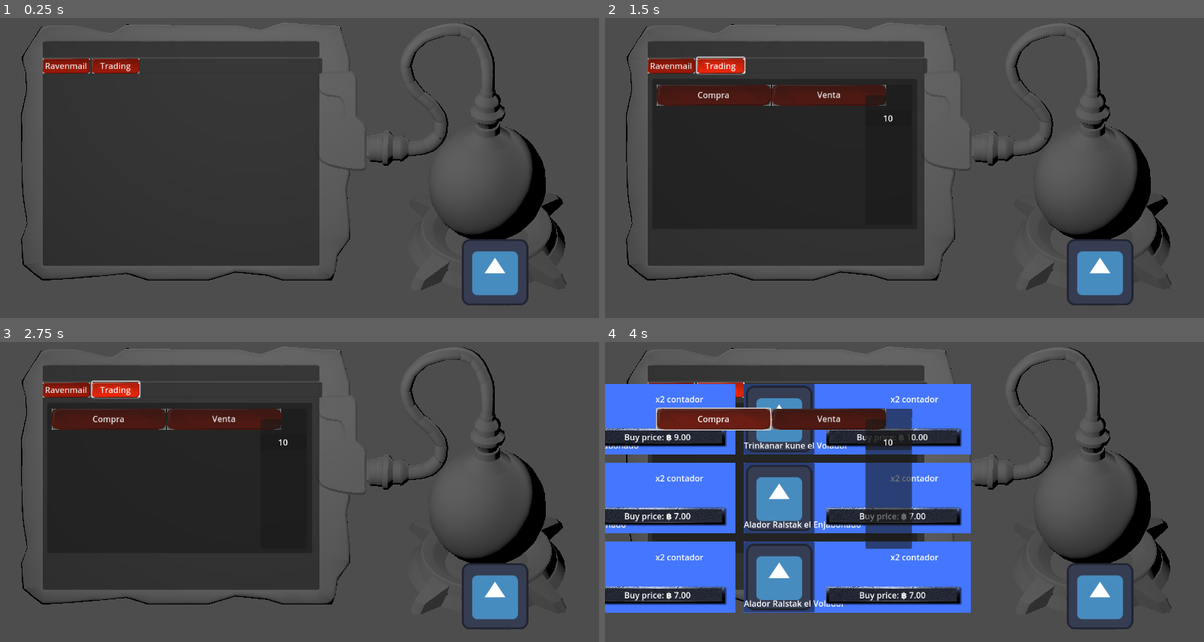
Above: before the commit, frames 1-4 (two rows, left to right).
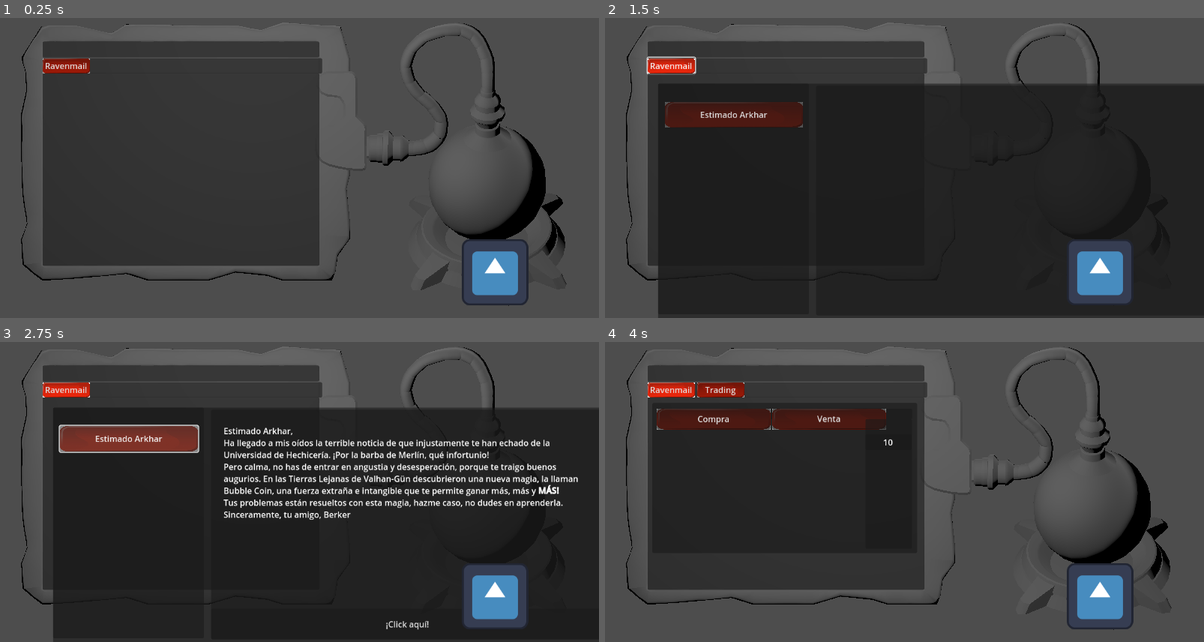
Above: after the commit, the same moments.

Repository: Chofitet/BubbleCoin
Game: Godot game, scene res://Scenes/Escenario/escenario.tscn
Same seed, same stepped clock (60 frames per second), same inputs: the game is played once before the commit and once after it. The engine's default icon, where the game draws it, is replaced by a stand-in: a white triangle on a blue panel in a dark square.
Inputs (mouse positions are in pixels of both pictures, inside the frame that each line leads up to):
- Up to frame 1 (0.25 s): no input
- Up to frame 2 (1.5 s): click "Ravenmail" at 0.5 s; click (718, 66) at 1.25 s, where only the run before the commit has a clickable "Trading"
- Up to frame 3 (2.75 s): click (131, 438) at 2 s, where only the run after the commit has a clickable "Estimado Arkhar"
- Up to frame 4 (4 s): click (712, 420) at 2.75 s, where only the run before the commit has a clickable "Compra"; click (1012, 624) at 3.5 s, where only the run after the commit has a clickable "¡Click aquí!"

The runs differ from the first frame. In frame 1, 0.4% of the frame differs, in the area x 15-24%, y 13-19%; in frame 2, 44%; in frame 3, 45%, in the area x 7-100%, y 12-100%; in frame 4, 38%.

Commit message:
ravenmail articles progress

Diff:
--- a/bubblecoin/Scenes/Web_Window/EmailSpawner.gd
+++ b/bubblecoin/Scenes/Web_Window/EmailSpawner.gd
@@ -1,7 +1,20 @@
 extends Panel
 
-var WebsPanel =[]
+var article_to_open = -1
 
-func SetEmail(email : String):
+func _ready() -> void:
+	$Button.pressed.connect(set_article)
 
-	$RichTextLabel.text = email
+func SetEmail(emailButton):
+	$RichTextLabel.visible = true
+	$RichTextLabel.text = emailButton.email
+	if (emailButton.article >= 0):
+		$Button.visible = true
+	else:
+		$Button.visible = false
+	article_to_open = emailButton.article
+
+
+func set_article():
+	# :/ sry
+	get_parent().get_parent().get_parent().get_node("Tab_Bar/Tab_Controller").open_article(article_to_open)
--- a/bubblecoin/Scenes/Web_Window/Ravenmail_Controller.gd
+++ b/bubblecoin/Scenes/Web_Window/Ravenmail_Controller.gd
@@ -1,3 +1,4 @@
+@tool
 extends VBoxContainer
 
 var tabsArray =[]
@@ -14,7 +15,7 @@
 
 
 func tabPressed(tab):
-	OpenTab.emit(tab.email)
+	OpenTab.emit(tab)
 	print(tab.get_node("button").text)
 	for t in tabsArray:
 		if t != tab:
--- a/bubblecoin/Scenes/Web_Window/SingleEmailController.gd
+++ /dev/null
@@ -1,14 +0,0 @@
-extends TextureRect
-@export_multiline var email : String
-signal TabPress
-
-func _ready() -> void:
-	self_modulate = Color.DARK_GRAY
-	$button.pressed.connect(TabEnter)
-
-func TabEnter():
-	self_modulate = Color.WHITE
-	TabPress.emit(self)
-
-func TabExit():
-	self_modulate = Color.DARK_GRAY
--- a/bubblecoin/Scenes/Web_Window/Tab_Group_Controller.gd
+++ b/bubblecoin/Scenes/Web_Window/Tab_Group_Controller.gd
@@ -9,9 +9,16 @@
 			tab.TabPress.connect(tabPressed)
 			tabsArray.append(tab)
 			tab.visible = false
-	for i in range(0,TabEnables):
+	for i in PlayerVariables.unlocked_tabs:
 		EnableTabs(i)
 
+
+func open_article(article_to_open):
+	if article_to_open not in PlayerVariables.unlocked_tabs:
+		PlayerVariables.unlocked_tabs.append(article_to_open)
+		EnableTabs(article_to_open)
+
+	OpenTab.emit(tabsArray[article_to_open].Web)
 
 func tabPressed(tab):
 	OpenTab.emit(tab.Web)
@@ -24,5 +31,6 @@
 	EnableTabs(TabEnables)
 	TabEnables += 1
 
-func EnableTabs(TabEnables):
+func EnableTabs(TabEnables : int):
+	print("tabEnables", TabEnables)
 	tabsArray[TabEnables].visible = true
--- /dev/null
+++ b/bubblecoin/Scenes/Web_Window/Webs/ravenmail_email_button.tscn
@@ -0,0 +1,21 @@
+[gd_scene load_steps=3 format=3 uid="uid://bqtgr0yw0e6yh"]
+
+[ext_resource type="Texture2D" uid="uid://be37561hvnr5h" path="res://Scenes/Web_Window/tab.jpg" id="1_thyw4"]
+[ext_resource type="Script" path="res://Scenes/Web_Window/ravenmail_email_button.gd" id="2_32p88"]
+
+[node name="estimadoArkhar" type="TextureRect"]
+self_modulate = Color(0.662745, 0.662745, 0.662745, 1)
+custom_minimum_size = Vector2(0, 50)
+texture = ExtResource("1_thyw4")
+expand_mode = 2
+script = ExtResource("2_32p88")
+
+[node name="button" type="Button" parent="."]
+custom_minimum_size = Vector2(218, 0)
+layout_mode = 1
+anchors_preset = 15
+anchor_right = 1.0
+anchor_bottom = 1.0
+grow_horizontal = 2
+grow_vertical = 2
+metadata/_edit_lock_ = true
--- a/bubblecoin/Scenes/Web_Window/Webs/ravenmail_web.tscn
+++ b/bubblecoin/Scenes/Web_Window/Webs/ravenmail_web.tscn
@@ -1,8 +1,7 @@
-[gd_scene load_steps=5 format=3 uid="uid://qlbjd1hi37g0"]
+[gd_scene load_steps=4 format=3 uid="uid://qlbjd1hi37g0"]
 
+[ext_resource type="PackedScene" uid="uid://bqtgr0yw0e6yh" path="res://Scenes/Web_Window/Webs/ravenmail_email_button.tscn" id="2_hwebp"]
 [ext_resource type="Script" path="res://Scenes/Web_Window/Ravenmail_Controller.gd" id="2_p8nkq"]
-[ext_resource type="Texture2D" uid="uid://be37561hvnr5h" path="res://Scenes/Web_Window/tab.jpg" id="3_jg7nx"]
-[ext_resource type="Script" path="res://Scenes/Web_Window/SingleEmailController.gd" id="4_xqfyf"]
 [ext_resource type="Script" path="res://Scenes/Web_Window/EmailSpawner.gd" id="5_yfui4"]
 
 [node name="Ravenmail_Web" type="Panel"]
@@ -28,49 +27,27 @@
 grow_horizontal = 2
 script = ExtResource("2_p8nkq")
 
-[node name="estimadoArkhar" type="TextureRect" parent="Tabs/VBoxContainer"]
-custom_minimum_size = Vector2(0, 50)
+[node name="estimadoArkhar" parent="Tabs/VBoxContainer" instance=ExtResource("2_hwebp")]
 layout_mode = 2
-texture = ExtResource("3_jg7nx")
-expand_mode = 2
-script = ExtResource("4_xqfyf")
+email_subject = "Estimado Arkhar"
+article = 1
 email = "Estimado Arkhar,
 Ha llegado a mis oídos la terrible noticia de que injustamente te han echado de la Universidad de Hechicería. ¡Por la barba de Merlín, qué infortunio!
 Pero calma, no has de entrar en angustia y desesperación, porque te traigo buenos augurios. En las Tierras Lejanas de Valhan-Gün descubrieron una nueva magia, la llaman Bubble Coin, una fuerza extraña e intangible que te permite ganar más, más y [b]MÁS![/b]
 Tus problemas están resueltos con esta magia, hazme caso, no dudes en aprenderla.
 Sinceramente, tu amigo, Berker"
 
-[node name="button" type="Button" parent="Tabs/VBoxContainer/estimadoArkhar"]
-custom_minimum_size = Vector2(218, 0)
-layout_mode = 1
-anchors_preset = 15
-anchor_right = 1.0
-anchor_bottom = 1.0
-grow_horizontal = 2
-grow_vertical = 2
-text = "[NO ES SPAM] Estimado Arkhar"
-metadata/_edit_lock_ = true
-
-[node name="Bienvenido Arkhar" type="TextureRect" parent="Tabs/VBoxContainer"]
-custom_minimum_size = Vector2(218, 50)
+[node name="bienvenido" parent="Tabs/VBoxContainer" instance=ExtResource("2_hwebp")]
+visible = false
 layout_mode = 2
-texture = ExtResource("3_jg7nx")
-expand_mode = 2
-script = ExtResource("4_xqfyf")
+email_subject = "bienvenido"
 email = "Estimado Arkhar,
+Ha llegado a mis oídos la terrible noticia de que injustamente te han Estimado Arkhar,
 He recibido tu carta, y me llena de regocijo saber que te has sumergido en este maravilloso mundo mágico de las Bubble Coins. No olvides que puedes gastar Bubble Coins en conseguir Potenciadores Bubbles de Magia. Espero noticias de tus avances.
+Sinceramente, tu amigo, Berkerechado de la Universidad de Hechicería. ¡Por la barba de Merlín, qué infortunio!
+Pero calma, no has de entrar en angustia y desesperación, porque te traigo buenos augurios. En las Tierras Lejanas de Valhan-Gün descubrieron una nueva magia, la llaman Bubble Coin, una fuerza extraña e intangible que te permite ganar más, más y [b]MÁS![/b]
+Tus problemas están resueltos con esta magia, hazme caso, no dudes en aprenderla.
 Sinceramente, tu amigo, Berker"
-
-[node name="button" type="Button" parent="Tabs/VBoxContainer/Bienvenido Arkhar"]
-custom_minimum_size = Vector2(218, 0)
-layout_mode = 1
-anchors_preset = 15
-anchor_right = 1.0
-anchor_bottom = 1.0
-grow_horizontal = 2
-grow_vertical = 2
-rotation = -0.00323179
-text = "Bienvenido Arkhar"
 
 [node name="EmailContainer" type="Panel" parent="."]
 layout_mode = 0
@@ -81,12 +58,27 @@
 script = ExtResource("5_yfui4")
 
 [node name="RichTextLabel" type="RichTextLabel" parent="EmailContainer"]
+visible = false
 layout_mode = 0
 offset_left = 24.0
 offset_top = 29.0
 offset_right = 726.0
 offset_bottom = 421.0
 bbcode_enabled = true
-text = "[font_size=40][b]Hola[/b], esto es una prueba de [img=100]res://Scenes/Web_Window/tab.jpg[/img]Correo electrónico[/font_size]"
+text = "Estimado Arkhar,
+He recibido tu carta, y me llena de regocijo saber que te has sumergido en este maravilloso mundo mágico de las Bubble Coins. No olvides que puedes gastar Bubble Coins en conseguir Potenciadores Bubbles de Magia. Espero noticias de tus avances.
+Sinceramente, tu amigo, Berker"
+
+[node name="Button" type="Button" parent="EmailContainer"]
+visible = false
+layout_mode = 1
+anchors_preset = 12
+anchor_top = 1.0
+anchor_right = 1.0
+anchor_bottom = 1.0
+offset_top = -59.0
+grow_horizontal = 2
+grow_vertical = 0
+text = "¡Click aquí!"
 
 [connection signal="OpenTab" from="Tabs/VBoxContainer" to="EmailContainer" method="SetEmail"]
--- /dev/null
+++ b/bubblecoin/Scenes/Web_Window/ravenmail_email_button.gd
@@ -0,0 +1,25 @@
+@tool
+extends TextureRect
+
+@export var email_subject : String :
+	set(value):
+		email_subject = value
+		$button.text = value
+@export var article : int = -1
+signal TabPress
+@export_multiline var email : String :
+	set(value):
+		email = value
+		TabPress.emit(self)
+
+func _ready() -> void:
+	self_modulate = Color.DARK_GRAY
+	$button.text = email_subject
+	$button.pressed.connect(TabEnter)
+
+func TabEnter():
+	self_modulate = Color.WHITE
+	TabPress.emit(self)
+
+func TabExit():
+	self_modulate = Color.DARK_GRAY
--- a/bubblecoin/_Scripts/PlayerVariables.gd
+++ b/bubblecoin/_Scripts/PlayerVariables.gd
@@ -8,7 +8,9 @@
 
 var BubbleInventory: Array[BubbleData]  = []
 
-var unlocked_emails: Array[int] = [0]
+const unlocked_emails: Array[int] = [0]
+
+var unlocked_tabs: Array[int] = [0]
 
 func AddBubble(bubbleData):
 	BubbleInventory.append(bubbleData)
